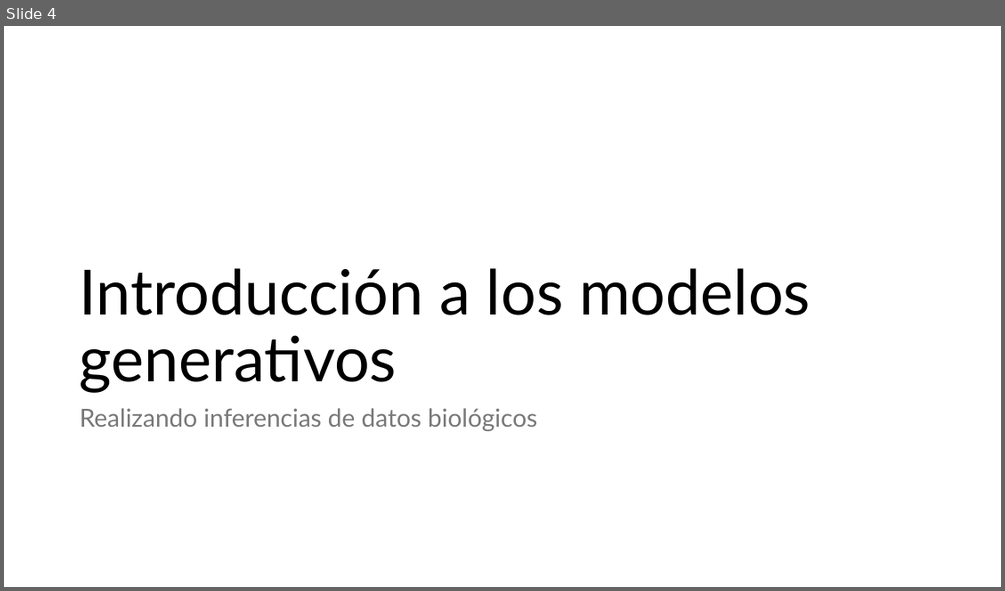
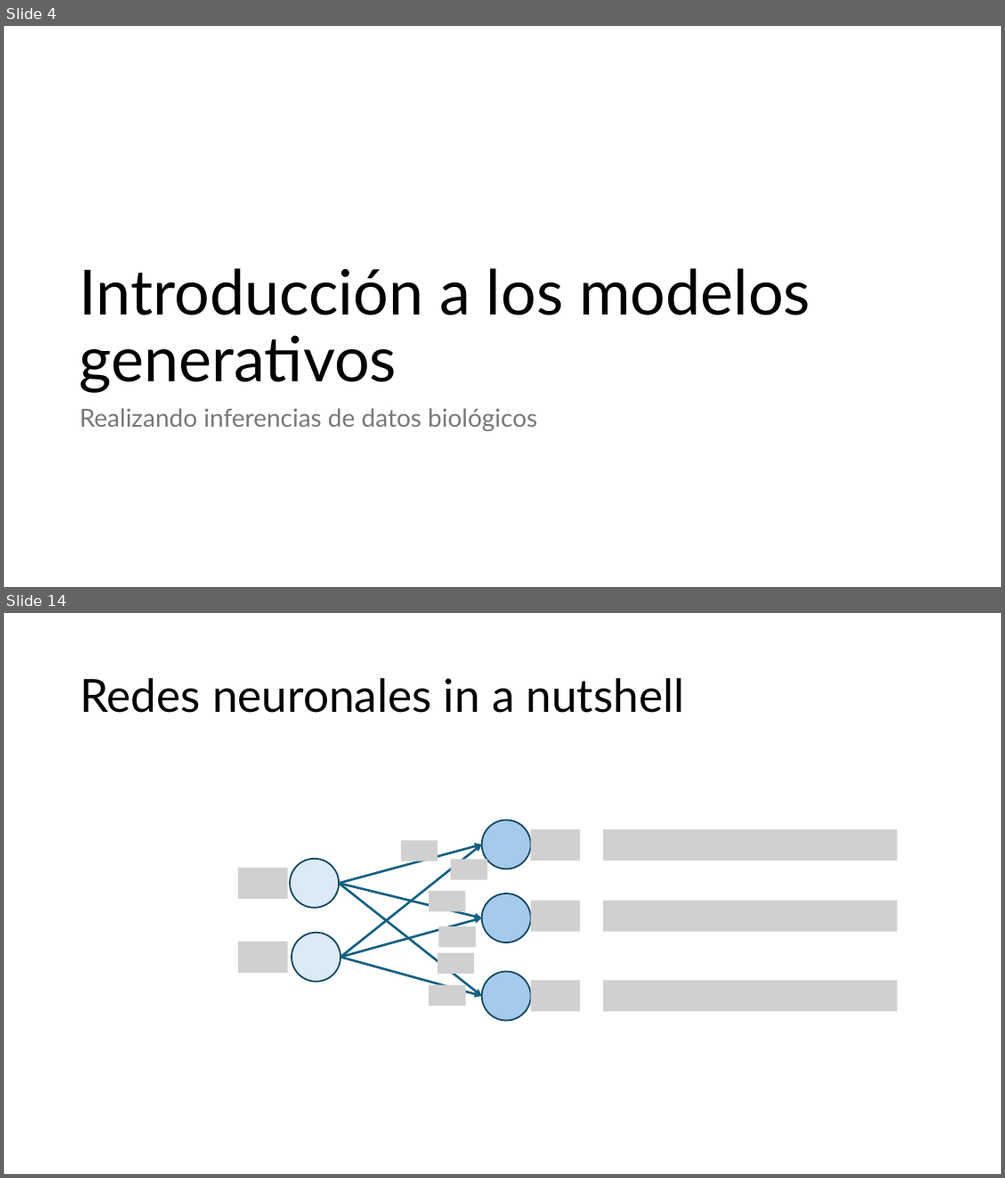
Before and after one commit to edircoli/taller-genbio, a slide deck: slides/byos_ppt.pptx. Shown one above the other, each under a label of ours: slide 4 before the commit, slides 4 and 14 after it; the slides between them are not shown. The pictures are 1005x591 and 1005x1178 pixels, drawn with LibreOffice and Linux fonts; fonts in the diff are those of the drawing; grey boxes stand for pictures. Boxes give left, top, right and bottom in pixels: in the first picture for what was removed or moved away, otherwise in the second. Text is boxed around its words. In the diff, an @@ line names an element or a change of style, - is before the commit and + after.

```diff
--- a/slides/byos_ppt.pptx
+++ b/slides/byos_ppt.pptx
@@ slide 14 added at <box>4,613,1001,1174</box>, background #FFFFFF @@
@@ title added at <box>80,678,685,713</box>, 44 pt, text #000000 @@
+Redes neuronales in a nutshell
@@ ellipse added at <box>482,820,531,869</box>, fill #A6CAEC, outline #104760 1.5 pt @@
@@ arrow added from (339, 883) to (482, 844), #156082 2.25 pt @@
@@ arrow added from (340, 957) to (482, 844), #156082 2.25 pt @@
@@ picture added at <box>401,840,437,861</box> @@
@@ picture added at <box>531,829,580,860</box> @@
@@ picture added at <box>603,829,897,860</box> @@
@@ picture added at <box>238,868,287,899</box> @@
@@ ellipse added at <box>290,859,339,908</box>, fill #DCEAF7, outline #104760 1.5 pt @@
@@ picture added at <box>451,859,487,880</box> @@
@@ arrow added from (339, 883) to (482, 918), #156082 2.25 pt @@
@@ arrow added from (339, 883) to (482, 996), #156082 2.25 pt @@
@@ picture added at <box>429,892,465,912</box> @@
@@ ellipse added at <box>482,893,531,943</box>, fill #A6CAEC, outline #104760 1.5 pt @@
@@ picture added at <box>531,900,580,932</box> @@
@@ picture added at <box>603,900,897,932</box> @@
@@ ellipse added at <box>291,933,341,981</box>, fill #DCEAF7, outline #104760 1.5 pt @@
@@ arrow added from (340, 957) to (482, 918), #156082 2.25 pt @@
@@ picture added at <box>438,926,475,948</box> @@
@@ picture added at <box>238,941,287,973</box> @@
@@ arrow added from (340, 957) to (482, 996), #156082 2.25 pt @@
@@ picture added at <box>437,952,474,973</box> @@
@@ picture added at <box>429,985,465,1005</box> @@
@@ ellipse added at <box>482,971,531,1021</box>, fill #A6CAEC, outline #104760 1.5 pt @@
@@ picture added at <box>531,981,580,1012</box> @@
@@ picture added at <box>603,981,897,1012</box> @@
```
Also in this commit, not shown: 1 slide changed, 23 other slides added.
